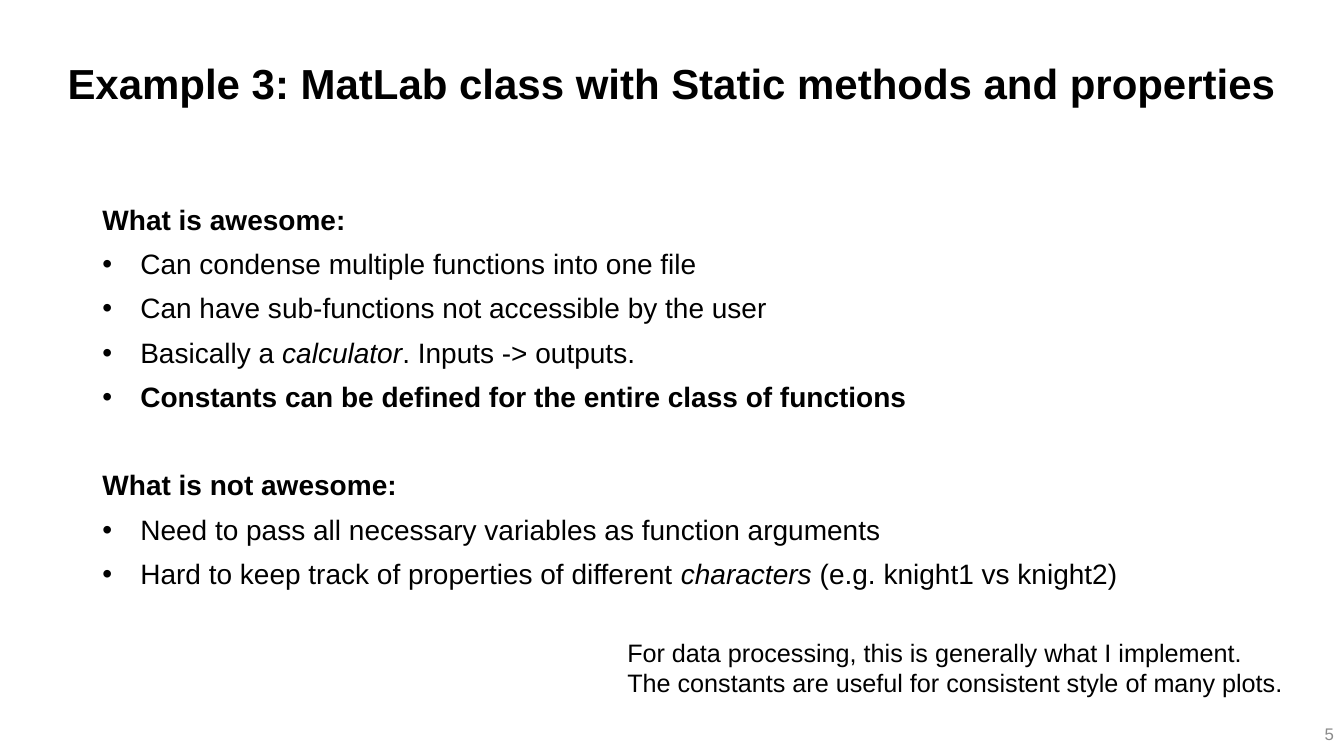
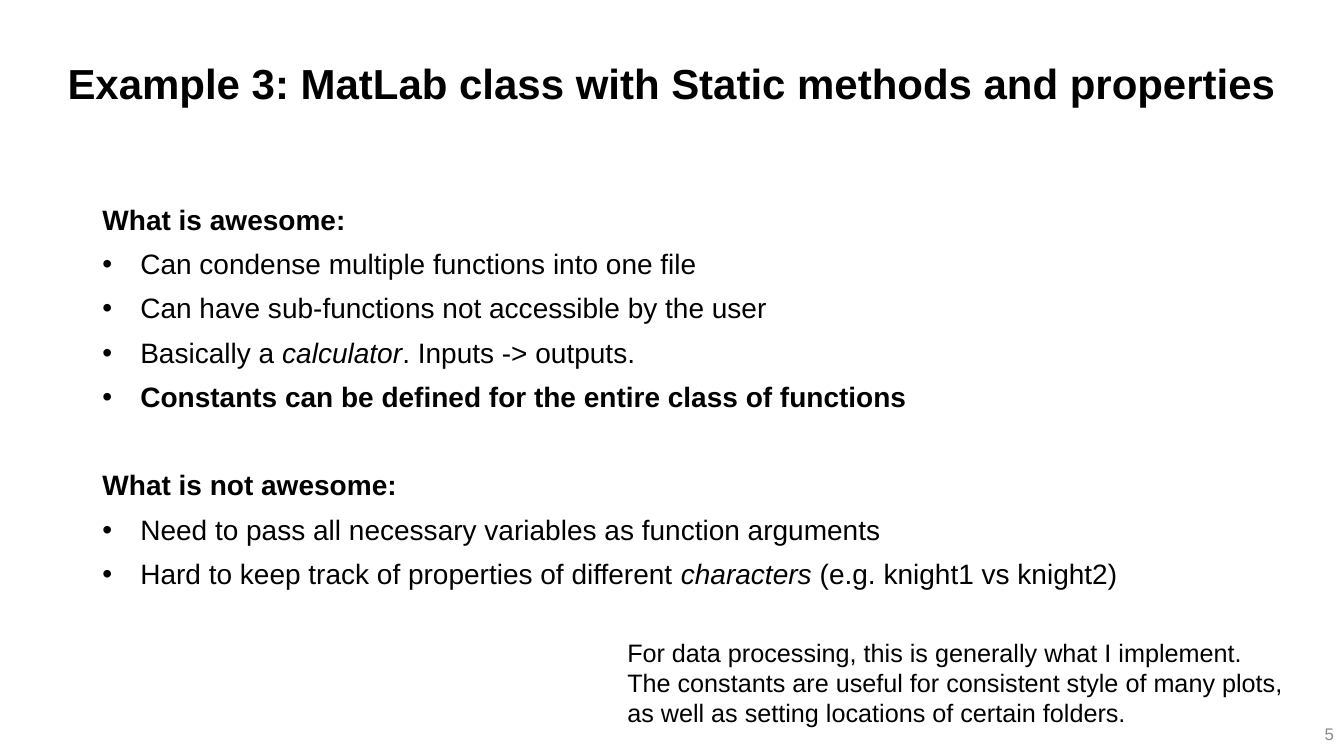
Before and after one commit to j-d-roth/tutorial_matlabClasses, a slide deck: slide 5 of introduction_matlabObjectOrientedProgramming.pptx. Drawn at 1344x756 pixels with LibreOffice and Linux fonts; fonts in the diff are those of the drawing. Boxes give left, top, right and bottom in pixels: in the first picture for what was removed or moved away, otherwise in the second. Text is boxed around its words. In the diff, an @@ line names an element or a change of style, - is before the commit and + after.

```diff
--- a/introduction_matlabObjectOrientedProgramming.pptx
+++ b/introduction_matlabObjectOrientedProgramming.pptx
@@ text at (x1=627, y1=673, x2=1282, y2=728): text changed @@
-The constants are useful for consistent style of many plots.
+The constants are useful for consistent style of many plots, as well as setting locations of certain folders.
```
Also in this commit, not shown: 1 other slide changed, 3 slides added, 8 other files.
